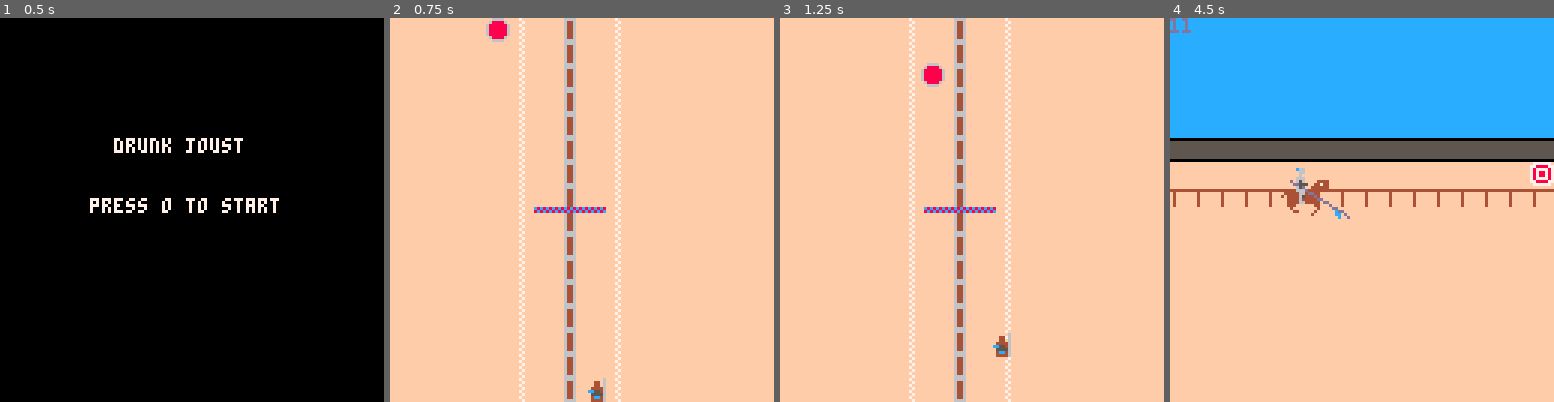
Above: before the commit, frames 1-4 (left to right).
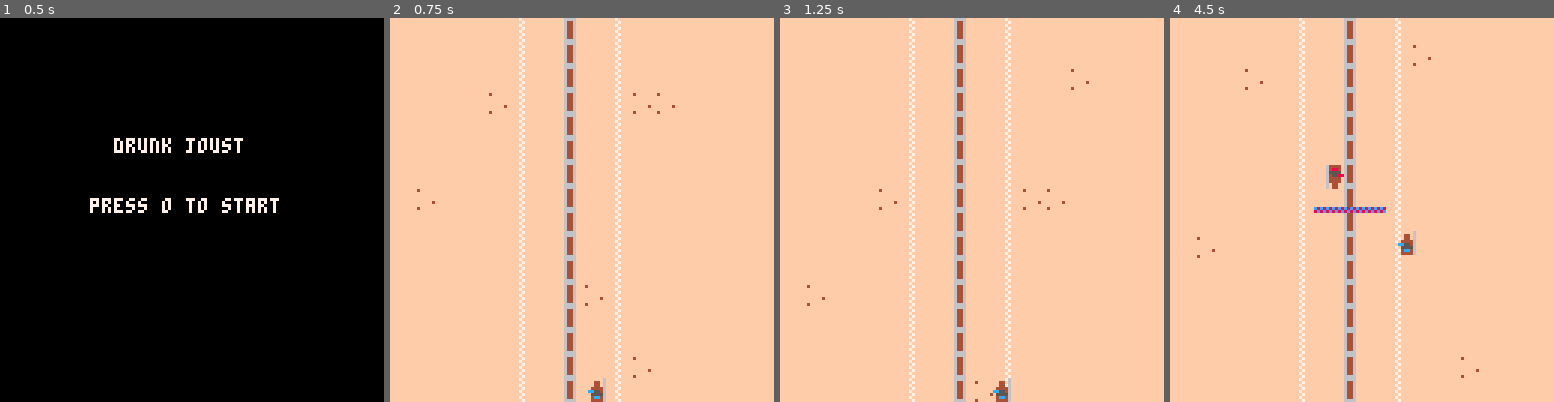
Above: after the commit, the same moments.

Repository: alstonStone/pico8_joust
Game: PICO-8 cartridge joust.p8
Same seed, same stepped clock (60 frames per second), same inputs: the game is played once before the commit and once after it.
Inputs:
- Up to frame 1 (0.5 s): tap X (X key) at 0.33 s
- Up to frame 2 (0.75 s): tap O (Z key) at 0.7 s
- Up to frame 3 (1.25 s): tap X (X key) at 1.07 s
- Up to frame 4 (4.5 s): tap O (Z key) every 0.4 s from 1.7 to 4.1 s; tap X (X key) at 1.85, 2.97, 4.08 s

Frame 1 is identical in both runs. In frame 2, 0.7% of the frame differs, in the area x 7-75%, y 0-94%; in frame 3, 1.1%; in frame 4, 43%, in the area x 0-100%, y 0-100%.

Commit message:
TD rework
Changed the TD scene to have a longer track through a run up animation. Added sounds to the side view screen. Still working of polishing this TD scene but this is the stylistic direction that it work towards.

Diff:
--- a/joust.p8
+++ b/joust.p8
@@ -18,6 +18,8 @@
 		update_sb()
 	elseif state=="title" then
 		update_ts()
+	elseif state=="wait" then
+		update_wt()
 	end
 end
 
@@ -47,34 +49,65 @@
 	p1_td_score=0
 	p2_td_score=0
 	init_player_1_td()
-	init_player_2_td()
+	p2_exists=false
+	camera_y=16
+	wait=1.5*60
+	scored=false
 end
 
 
 function update_td()
-	update_player_1_td()
-	update_player_2_td()
 	if p1y==60 then
-		score_steering()
-		init_sv()
-		state="side view"
+		if scored!=true then
+			score_steering()
+			scored=true
+		end
+		if wait>0 then
+			wait-=1
+		else
+
+			init_sv()
+			state="side view"
+		end
+	else
+		update_player_1_td()
+		if camera_y>0 then
+			camera_y-=.25
+			p1y+=1
+		else
+			if p2_exists==false then
+					init_player_2_td()
+					p2_exists=true
+				end
+		end
+		if p2_exists==true then
+			update_player_2_td()
+		end
 	end
 end
 
 
 function draw_td()
 	cls()
-	map(1)
+	map(1,camera_y)
 	draw_player_1_td()
-	draw_player_2_td()
+	if p2_exists==true then
+		draw_player_2_td()
+	end
+	if scored==true then
+		print("p2:"..p2_total_score,30,50,0)
+		print("p1:"..p1_total_score,80,50,0)
+	end
 end
 
 function score_steering()
 		p1_td_score=73-p1x
 		p2_td_score=p2x-40
 		add_scores_to_total(p1_td_score,p2_td_score)
-		print("p1: "..p1_total_score)
-		print("p2: "..p2_total_score)
+end
+
+function camers_follow()
+
 end
 -->8
 --player 1 top down--
@@ -88,6 +121,7 @@
 	sway=.5
 	bump=0
 	bump_str=4
+	wait_time=1
 end
 
 
@@ -125,11 +159,12 @@
 --73 to 60 is scoreing pixel range of p1
 -- so that range is used to pick p2
 function init_player_2_td()
-	p2x=32
-	p2y=0
+
 	speed=1
 	score=flr(rnd(6))+6
 	move_to=score+40
+	p2x=move_to
+	p2y=0
 end
 
 
@@ -142,15 +177,16 @@
 
 
 function draw_player_2_td()
-	spr(7,p2x,p2y)
+	spr(24,p2x,p2y)
 end
 -->8
 --side view manager--
 
 function init_sv()
+	sfx(-1,1)
+	sfx(0,1)
 	p1_sv_score=0
 	p2_sv_score=0
-
 	init_p1_sv()
 end
 
@@ -183,7 +219,7 @@
 -->8
 --player 1 side view--
 function init_p1_sv()
-	p1x=-16
+	p1x=-50
 	p1y=50
 	speed=1
 	lv=0--lance value, angle tilt--
@@ -288,6 +324,7 @@
 
 --sb=scoreboard--
 function init_sb()
+	sfx(-1,1)
 	p1ts=p1_total_score
 	p2ts=p2_total_score
 	winner=" test "
@@ -371,23 +408,71 @@
 
 
 
+…(33 lines of a section not shown)…
 __map__
 3030303030303230313032303030303030002020202020202020202020202020202000000000000000000000000000000000000000000000000000000000000000000000000000000000000000000000000000000000000000000000000000000000000000000000000000000000000000000000000000000000000000000000
-3030303030303230313032303030303030002020202020202020202020202020202000000000000000000000000000000000000000000000000000000000000000000000000000000000000000000000000000000000000000000000000000000000000000000000000000000000000000000000000000000000000000000000
-3030303030303230313032303030303030002020202020202020202020202020202000000000000000000000000000000000000000000000000000000000000000000000000000000000000000000000000000000000000000000000000000000000000000000000000000000000000000000000000000000000000000000000
+3030303030303230313032233030303030002020202020202020202020202020202000000000000000000000000000000000000000000000000000000000000000000000000000000000000000000000000000000000000000000000000000000000000000000000000000000000000000000000000000000000000000000000
+3030303023303230313032303030303030002020202020202020202020202020202000000000000000000000000000000000000000000000000000000000000000000000000000000000000000000000000000000000000000000000000000000000000000000000000000000000000000000000000000000000000000000000
 3030303030303230313032303030303030002020202020202020202020202020202000000000000000000000000000000000000000000000000000000000000000000000000000000000000000000000000000000000000000000000000000000000000000000000000000000000000000000000000000000000000000000000
 3030303030303230313032303030303030002020202020202020202020202020202000000000000000000000000000000000000000000000000000000000000000000000000000000000000000000000000000000000000000000000000000000000000000000000000000000000000000000000000000000000000000000000
 3030303030303230313032303030303030001717171717171717171717171717171700000000000000000000000000000000000000000000000000000000000000000000000000000000000000000000000000000000000000000000000000000000000000000000000000000000000000000000000000000000000000000000
 3030303030303230313032303030303030003030303030303030303030303030302200000000000000000000000000000000000000000000000000000000000000000000000000000000000000000000000000000000000000000000000000000000000000000000000000000000000000000000000000000000000000000000
 3030303030303236343632303030303030003838383838383838383838383838383800000000000000000000000000000000000000000000000000000000000000000000000000000000000000000000000000000000000000000000000000000000000000000000000000000000000000000000000000000000000000000000
 3030303030303235333532303030303030003030303030303030303030303030303000000000000000000000000000000000000000000000000000000000000000000000000000000000000000000000000000000000000000000000000000000000000000000000000000000000000000000000000000000000000000000000
-3030303030303230313032303030303030003030303030303030303030303030303000000000000000000000000000000000000000000000000000000000000000000000000000000000000000000000000000000000000000000000000000000000000000000000000000000000000000000000000000000000000000000000
-3030303030303230313032303030303030003030303030303030303030303030303000000000000000000000000000000000000000000000000000000000000000000000000000000000000000000000000000000000000000000000000000000000000000000000000000000000000000000000000000000000000000000000
-3030303030303230313032303030303030003030303030303030303030303030303000000000000000000000000000000000000000000000000000000000000000000000000000000000000000000000000000000000000000000000000000000000000000000000000000000000000000000000000000000000000000000000
-3030303030303230313032303030303030003030303030303030303030303030303000000000000000000000000000000000000000000000000000000000000000000000000000000000000000000000000000000000000000000000000000000000000000000000000000000000000000000000000000000000000000000000
-3030303030303230313032303030303030003030303030303030303030303030303000000000000000000000000000000000000000000000000000000000000000000000000000000000000000000000000000000000000000000000000000000000000000000000000000000000000000000000000000000000000000000000
-3030303030303230313032303030303030003030303030303030303030303030303000000000000000000000000000000000000000000000000000000000000000000000000000000000000000000000000000000000000000000000000000000000000000000000000000000000000000000000000000000000000000000000
-3030303030303230313032303030303030003030303030303030303030303030303000000000000000000000000000000000000000000000000000000000000000000000000000000000000000000000000000000000000000000000000000000000000000000000000000000000000000000000000000000000000000000000
-3030303030303230313032303030303030003030303030303030303030303030303000000000000000000000000000000000000000000000000000000000000000000000000000000000000000000000000000000000000000000000000000000000000000000000000000000000000000000000000000000000000000000000
-
-
+3030233030303230313032303030303030003030303030303030303030303030303000000000000000000000000000000000000000000000000000000000000000000000000000000000000000000000000000000000000000000000000000000000000000000000000000000000000000000000000000000000000000000000
+3030303030303230313032303030303030003030303030303030303030303030303000000000000000000000000000000000000000000000000000000000000000000000000000000000000000000000000000000000000000000000000000000000000000000000000000000000000000000000000000000000000000000000
+3030303030303230313032303030303030003030303030303030303030303030303000000000000000000000000000000000000000000000000000000000000000000000000000000000000000000000000000000000000000000000000000000000000000000000000000000000000000000000000000000000000000000000
+3030303030303230313032303030303030003030303030303030303030303030303000000000000000000000000000000000000000000000000000000000000000000000000000000000000000000000000000000000000000000000000000000000000000000000000000000000000000000000000000000000000000000000
+3030303030303230313032303030303030003030303030303030303030303030303000000000000000000000000000000000000000000000000000000000000000000000000000000000000000000000000000000000000000000000000000000000000000000000000000000000000000000000000000000000000000000000
+3030303030303230313032303023303030003030303030303030303030303030303000000000000000000000000000000000000000000000000000000000000000000000000000000000000000000000000000000000000000000000000000000000000000000000000000000000000000000000000000000000000000000000
+3030303030303230313032303030303030003030303030303030303030303030303000000000000000000000000000000000000000000000000000000000000000000000000000000000000000000000000000000000000000000000000000000000000000000000000000000000000000000000000000000000000000000000
+3030303030303230313032303030303030003030303030303030303030303030303000000000000000000000000000000000000000000000000000000000000000000000000000000000000000000000000000000000000000000000000000000000000000000000000000000000000000000000000000000000000000000000
+3030303030303230313032303030303030000000000000000000000000000000000000000000000000000000000000000000000000000000000000000000000000000000000000000000000000000000000000000000000000000000000000000000000000000000000000000000000000000000000000000000000000000000
+3030303030303230313032303030303030000000000000000000000000000000000000000000000000000000000000000000000000000000000000000000000000000000000000000000000000000000000000000000000000000000000000000000000000000000000000000000000000000000000000000000000000000000
+3030303030233230313032232330303030000000000000000000000000000000000000000000000000000000000000000000000000000000000000000000000000000000000000000000000000000000000000000000000000000000000000000000000000000000000000000000000000000000000000000000000000000000
+3030303030303230313032303030303030000000000000000000000000000000000000000000000000000000000000000000000000000000000000000000000000000000000000000000000000000000000000000000000000000000000000000000000000000000000000000000000000000000000000000000000000000000
+3030303030303230313032303030303030000000000000000000000000000000000000000000000000000000000000000000000000000000000000000000000000000000000000000000000000000000000000000000000000000000000000000000000000000000000000000000000000000000000000000000000000000000
+3030303030303230313032303030303030000000000000000000000000000000000000000000000000000000000000000000000000000000000000000000000000000000000000000000000000000000000000000000000000000000000000000000000000000000000000000000000000000000000000000000000000000000
+3030233030303230313032303030303030000000000000000000000000000000000000000000000000000000000000000000000000000000000000000000000000000000000000000000000000000000000000000000000000000000000000000000000000000000000000000000000000000000000000000000000000000000
+3030303030303230313032303030303030000000000000000000000000000000000000000000000000000000000000000000000000000000000000000000000000000000000000000000000000000000000000000000000000000000000000000000000000000000000000000000000000000000000000000000000000000000
+3030303030303230313032303030303030000000000000000000000000000000000000000000000000000000000000000000000000000000000000000000000000000000000000000000000000000000000000000000000000000000000000000000000000000000000000000000000000000000000000000000000000000000
+3030303030303230313032303030303030000000000000000000000000000000000000000000000000000000000000000000000000000000000000000000000000000000000000000000000000000000000000000000000000000000000000000000000000000000000000000000000000000000000000000000000000000000
+3030303030303230312332303030303030000000000000000000000000000000000000000000000000000000000000000000000000000000000000000000000000000000000000000000000000000000000000000000000000000000000000000000000000000000000000000000000000000000000000000000000000000000
+3030303030303230313032303030303030000000000000000000000000000000000000000000000000000000000000000000000000000000000000000000000000000000000000000000000000000000000000000000000000000000000000000000000000000000000000000000000000000000000000000000000000000000
+3030303030303230313032303030303030000000000000000000000000000000000000000000000000000000000000000000000000000000000000000000000000000000000000000000000000000000000000000000000000000000000000000000000000000000000000000000000000000000000000000000000000000000
+3030303030303230313032233030303030000000000000000000000000000000000000000000000000000000000000000000000000000000000000000000000000000000000000000000000000000000000000000000000000000000000000000000000000000000000000000000000000000000000000000000000000000000
+3030303030303230313032303030303030000000000000000000000000000000000000000000000000000000000000000000000000000000000000000000000000000000000000000000000000000000000000000000000000000000000000000000000000000000000000000000000000000000000000000000000000000000
+
+
Not shown, changed: 49 lines of the sprite sheet (__gfx__) section of joust.p8
Not shown, changed: the sound effects (__sfx__) section of joust.p8
